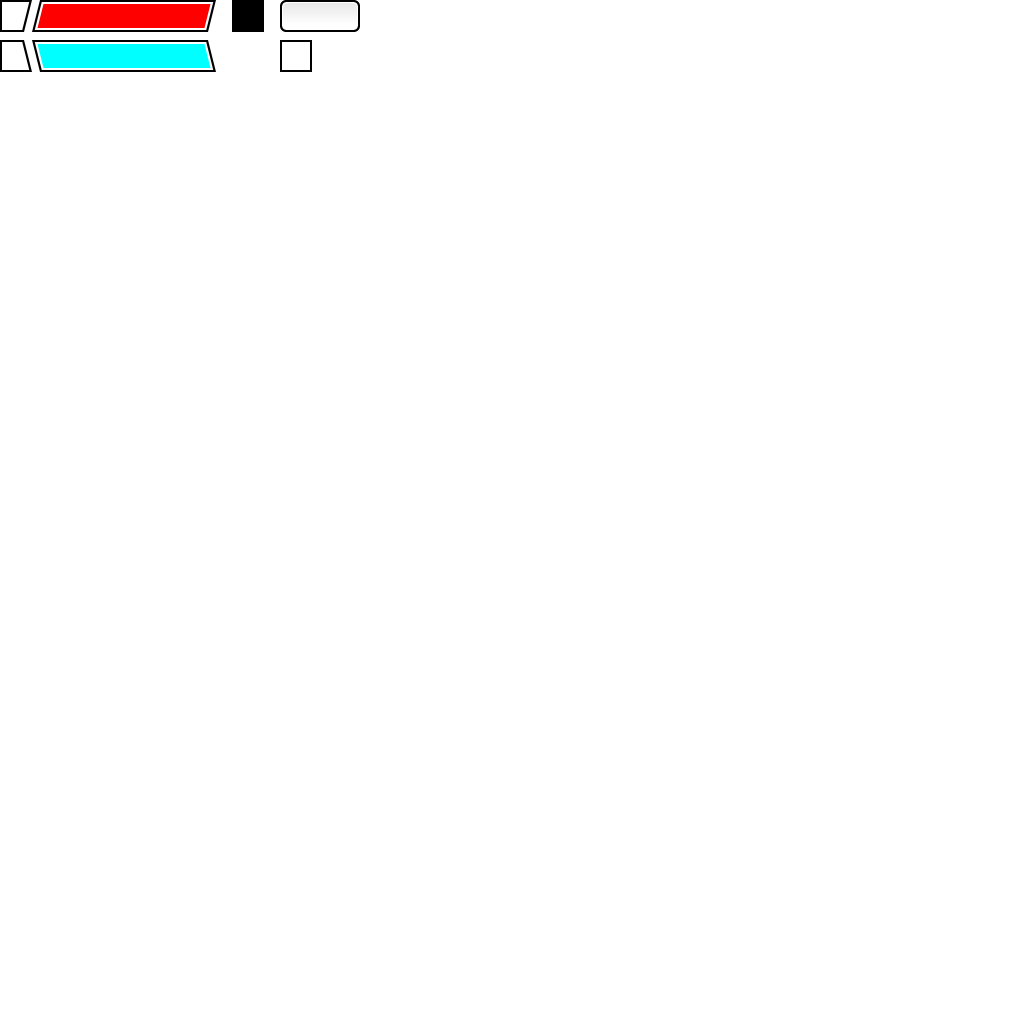
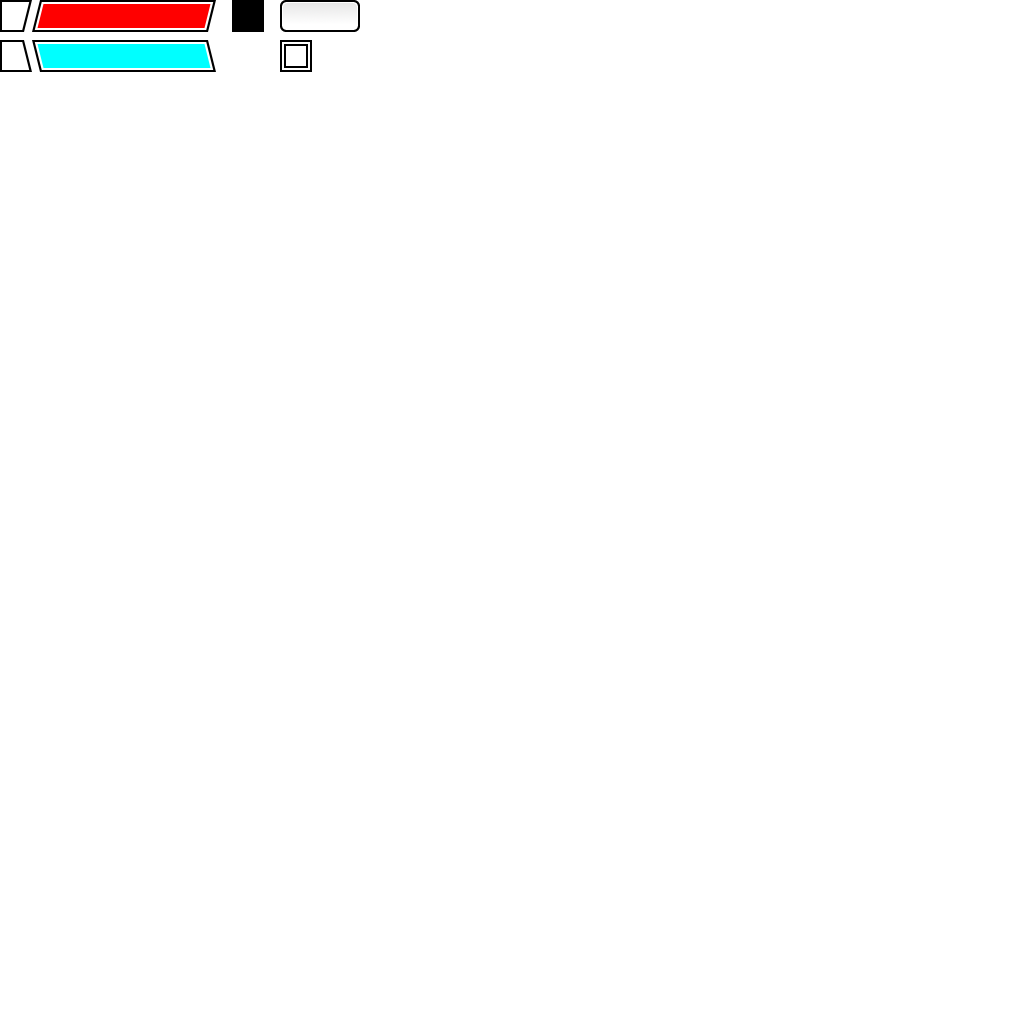
Before/after of a 1024×1024 layered artwork. What changed in the layer stack:
painted on "menu_border" over [284, 44, 308, 68]
